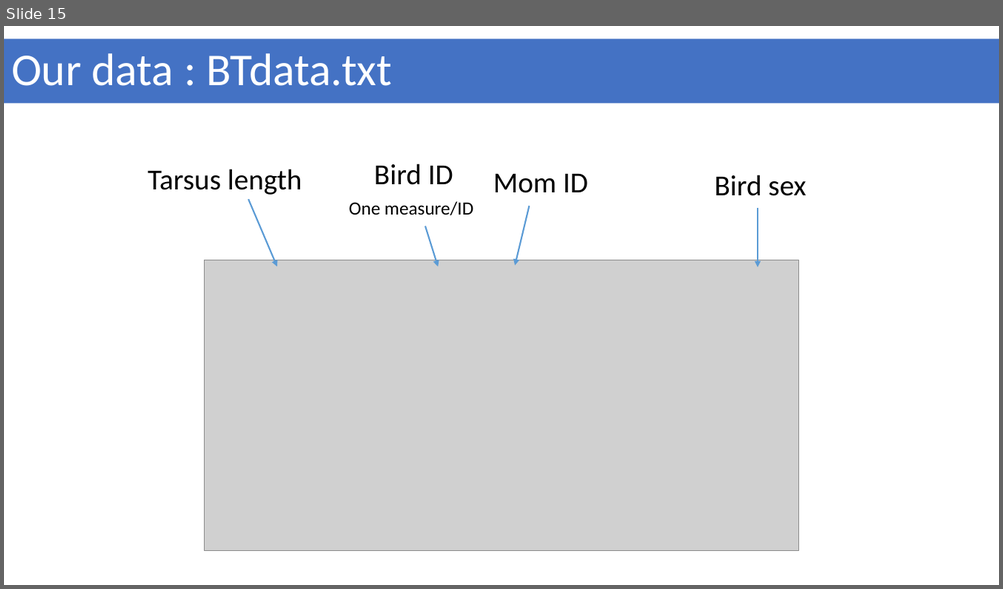
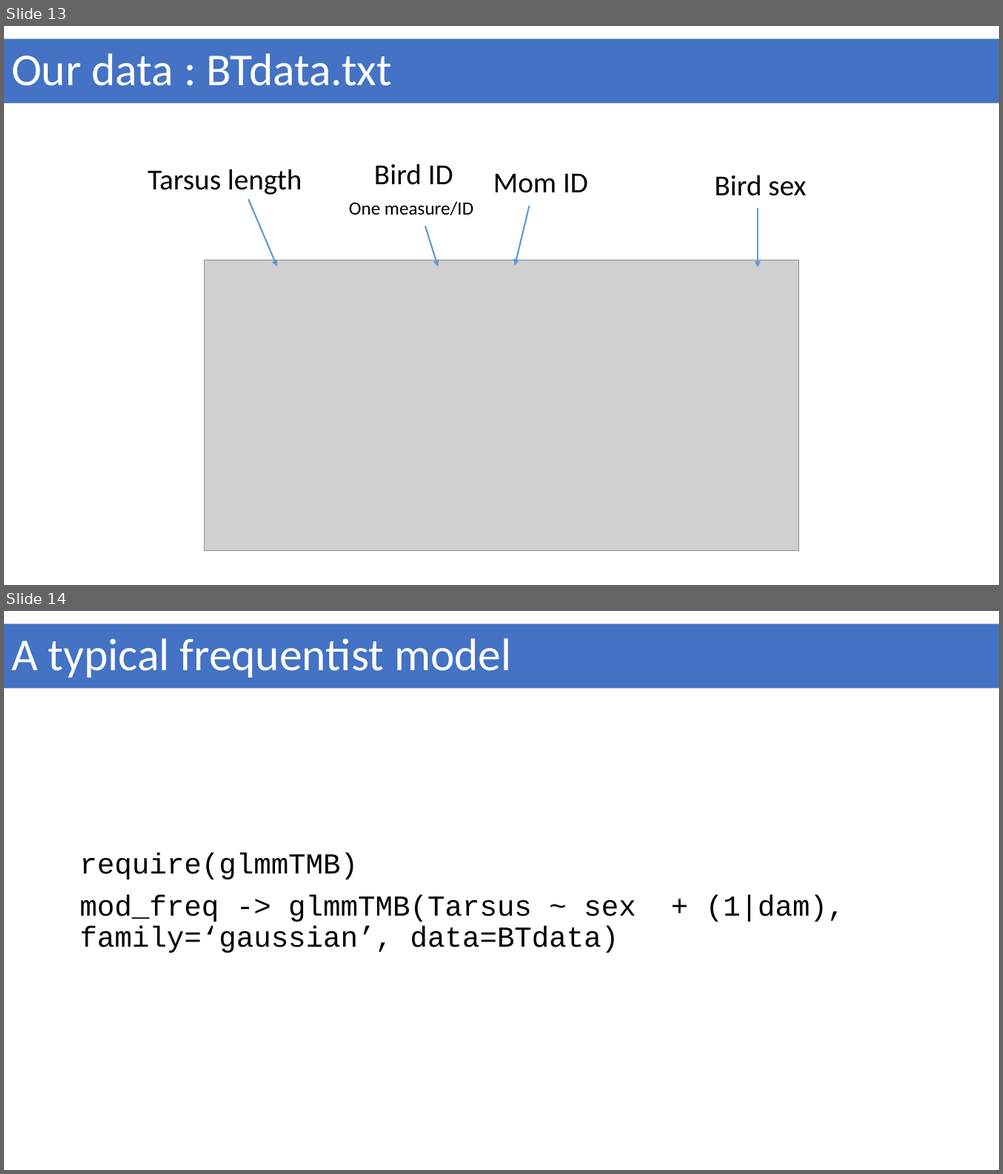
Before and after one commit to geek-lunch/workshops, a slide deck: Intro_to_bayesian/bayesian_stats_with_stan_and_brms.pptx. Shown one above the other, each under a label of ours: slide 15 before the commit, slides 13 and 14 after it. The pictures are 1003x589 and 1003x1174 pixels, drawn with LibreOffice and Linux fonts; fonts in the diff are those of the drawing; grey boxes stand for pictures. Boxes give left, top, right and bottom in pixels: in the first picture for what was removed or moved away, otherwise in the second. Text is boxed around its words. In the diff, an @@ line names an element or a change of style, - is before the commit and + after.

```diff
--- a/Intro_to_bayesian/bayesian_stats_with_stan_and_brms.pptx
+++ b/Intro_to_bayesian/bayesian_stats_with_stan_and_brms.pptx
@@ slide 14 added at bbox=[4, 611, 999, 1170], background #FFFFFF @@
@@ rectangle added at bbox=[4, 624, 999, 688], fill #4472C4, 44 pt, text #FFFFFF @@
+A typical frequentist model
@@ text added at bbox=[79, 853, 635, 953], 28 pt, text #000000 @@
+require(glmmTMB)
+mod_freq -> glmmTMB(Tarsus ~ sex + (1|dam), family=‘gaussian’, data=BTdata)
@@ what was slide 15 is now slide 13 @@
```
Also in this commit, not shown: 1 slide changed, 4 other slides added, 3 slides removed, 5 other files.
